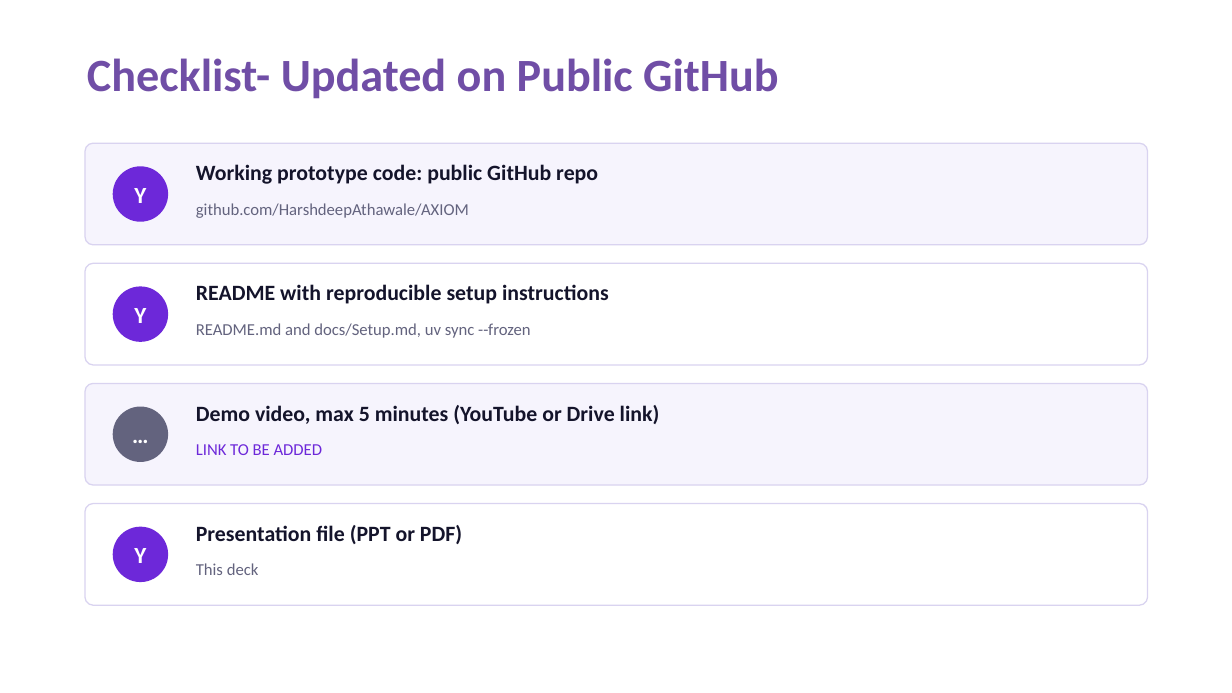
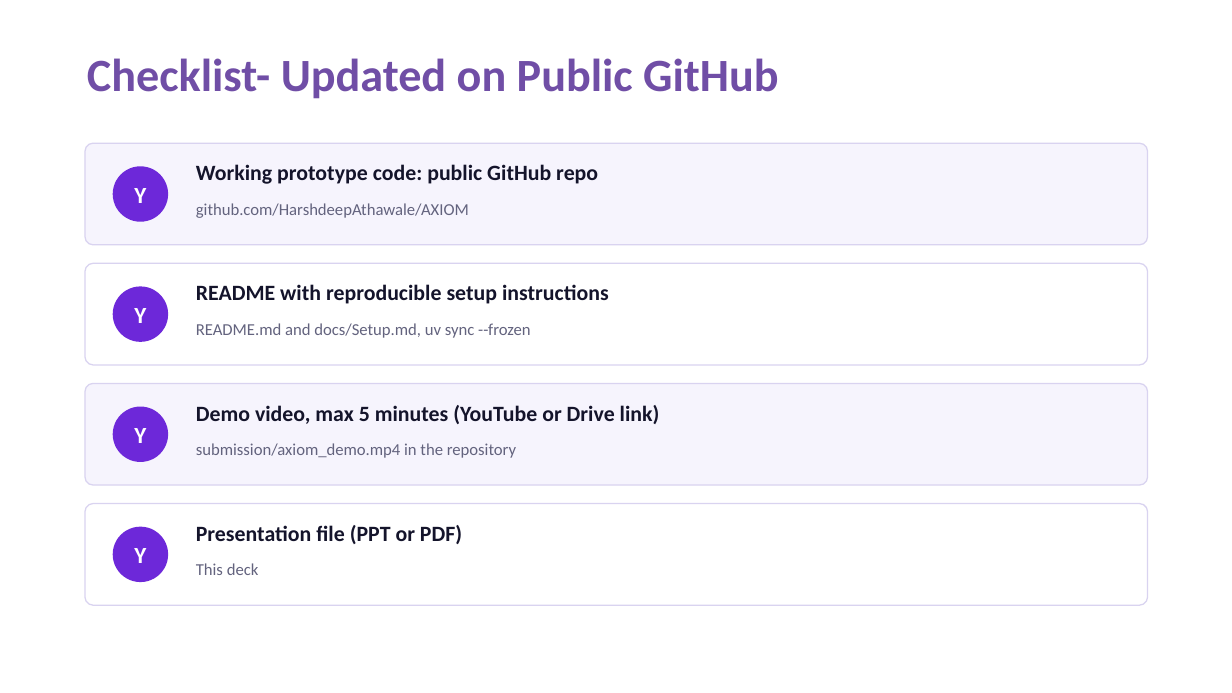
Before and after one commit to HarshdeepAthawale/AXIOM, a slide deck: slide 11 of submission/Thapar_Incognito_Submission.pptx. Drawn at 1232x693 pixels with LibreOffice and Linux fonts; fonts in the diff are those of the drawing. Boxes give left, top, right and bottom in pixels: in the first picture for what was removed or moved away, otherwise in the second. Text is boxed around its words. In the diff, an @@ line names an element or a change of style, - is before the commit and + after.

Commit message:
Add the narrated demo video, its script and the live links
submission/axiom_demo.mp4 is the 2:44 walkthrough of the web app with the
ElevenLabs voiceover from submission/voiceover.txt; demo_script.md has the
timed shot list. README and deck now point at the video and at the live
Vercel and Render deployments.

```diff
--- a/submission/Thapar_Incognito_Submission.pptx
+++ b/submission/Thapar_Incognito_Submission.pptx
@@ ellipse "Y" at bbox=[113, 407, 168, 462]: fill #63637E to #6D28D9 @@
@@ text in ellipse at bbox=[134, 428, 146, 443]: text changed @@
-…
+Y
@@ text at bbox=[196, 443, 516, 458]: text changed; text colour #6D28D9 to #63637E @@
-LINK TO BE ADDED
+submission/axiom_demo.mp4 in the repository
```
Also in this commit, not shown: 1 other slide changed, 5 other files.
